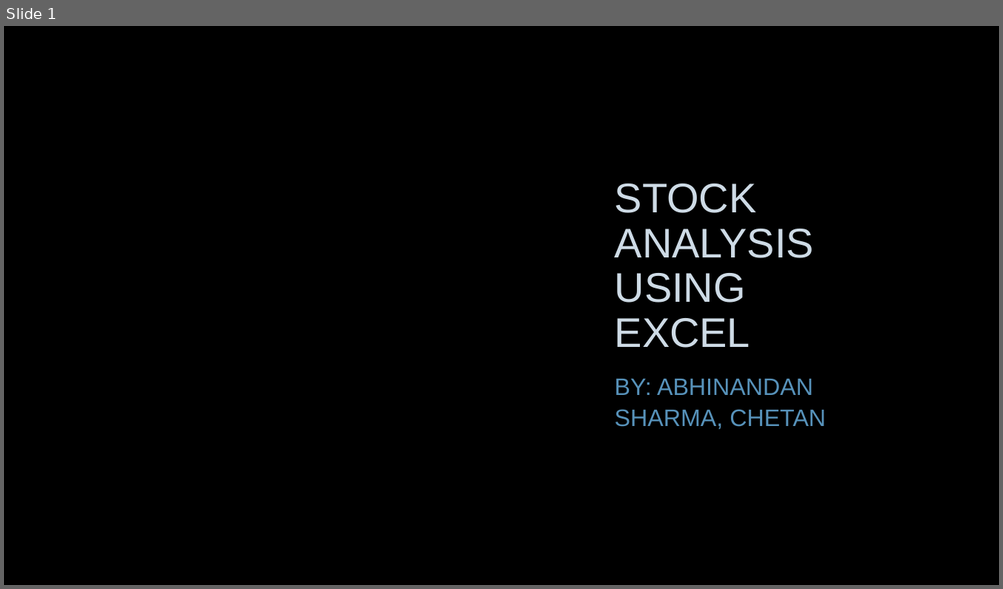
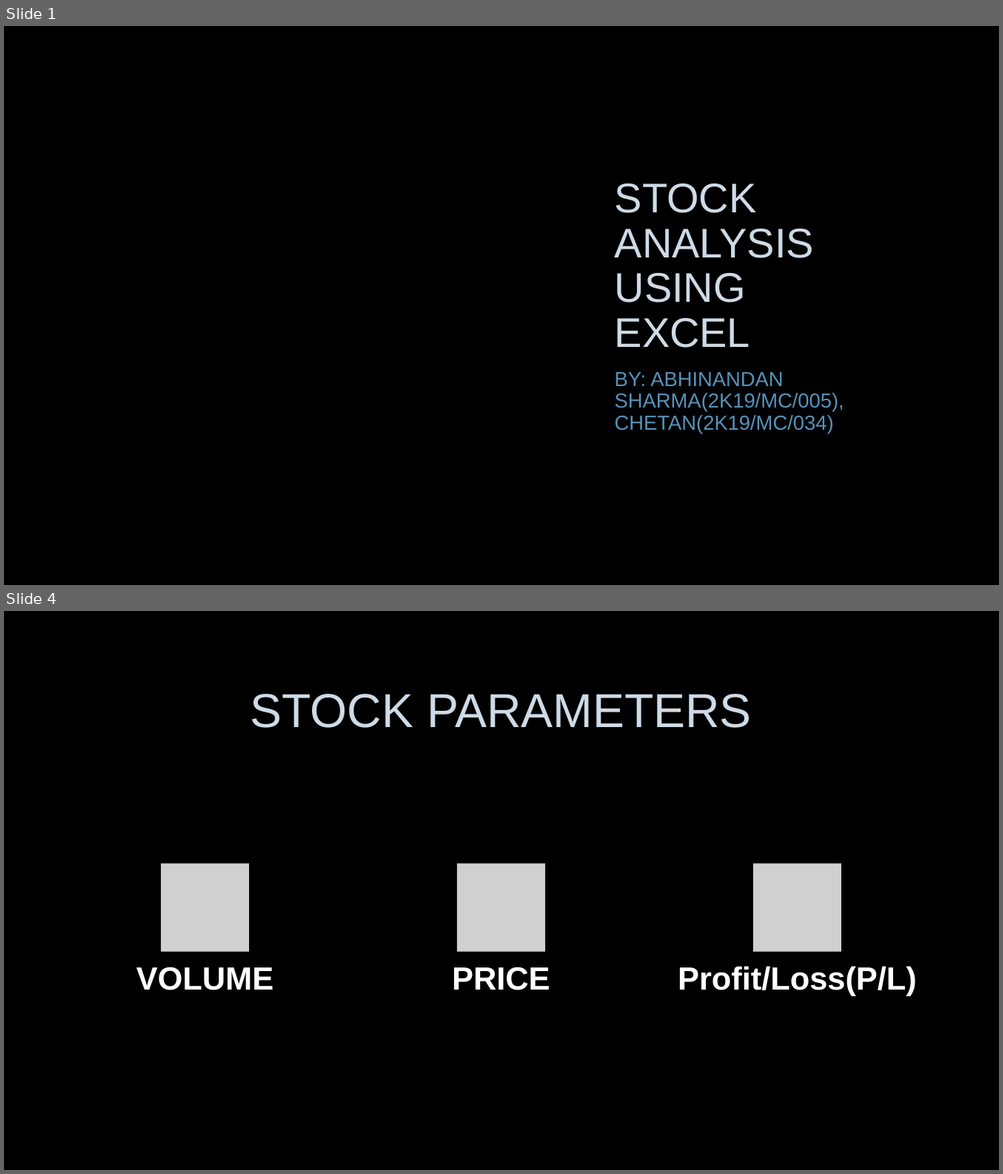
Before and after one commit to abhi-824/probability_stats, a slide deck: STOCK ANALYSIS USING EXCEL.pptx. Shown one above the other, each under a label of ours: slide 1 before the commit, slides 1 and 4 after it; the slides between them are not shown. The pictures are 1003x589 and 1003x1174 pixels, drawn with LibreOffice and Linux fonts; fonts in the diff are those of the drawing; grey boxes stand for pictures; background and template pictures are left out. Boxes give left, top, right and bottom in pixels: in the first picture for what was removed or moved away, otherwise in the second. Text is boxed around its words. In the diff, an @@ line names an element or a change of style, - is before the commit and + after.

```diff
--- a/STOCK ANALYSIS USING EXCEL.pptx
+++ b/STOCK ANALYSIS USING EXCEL.pptx
@@ slide 4 added at box(4, 611, 999, 1170), background picture (left out) @@
@@ title added at box(250, 694, 751, 728), 46 pt, text #CEDBE6 @@
+STOCK PARAMETERS
@@ group added at box(136, 864, 916, 996): 3 pictures, 3 texts @@
+VOLUME
+PRICE
+Profit/Loss(P/L)
@@ slide 1 changed as well @@
@@ subtitle at box(614, 372, 844, 434): text changed; size 23 to 19.6 pt @@
-BY: ABHINANDAN SHARMA, CHETAN
+BY: ABHINANDAN SHARMA(2K19/MC/005), CHETAN(2K19/MC/034)
```
Also in this commit, not shown: 14 other slides changed, 2 other slides added, 4 slides removed, 2 other files.
